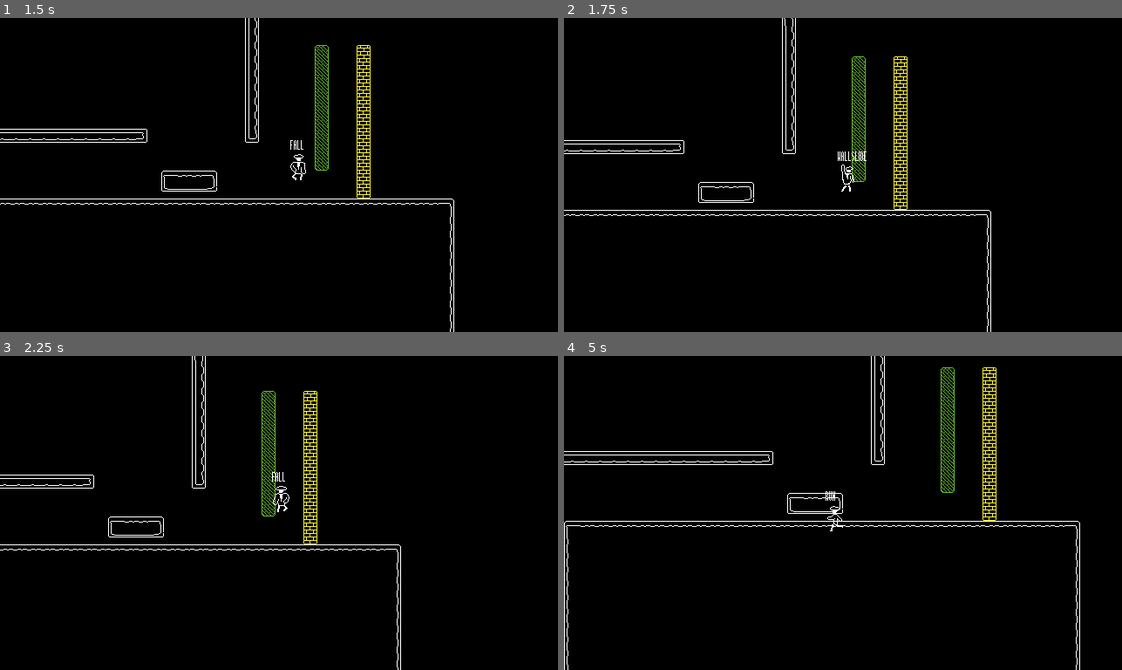
Above: before the commit, frames 1-4 (two rows, left to right).
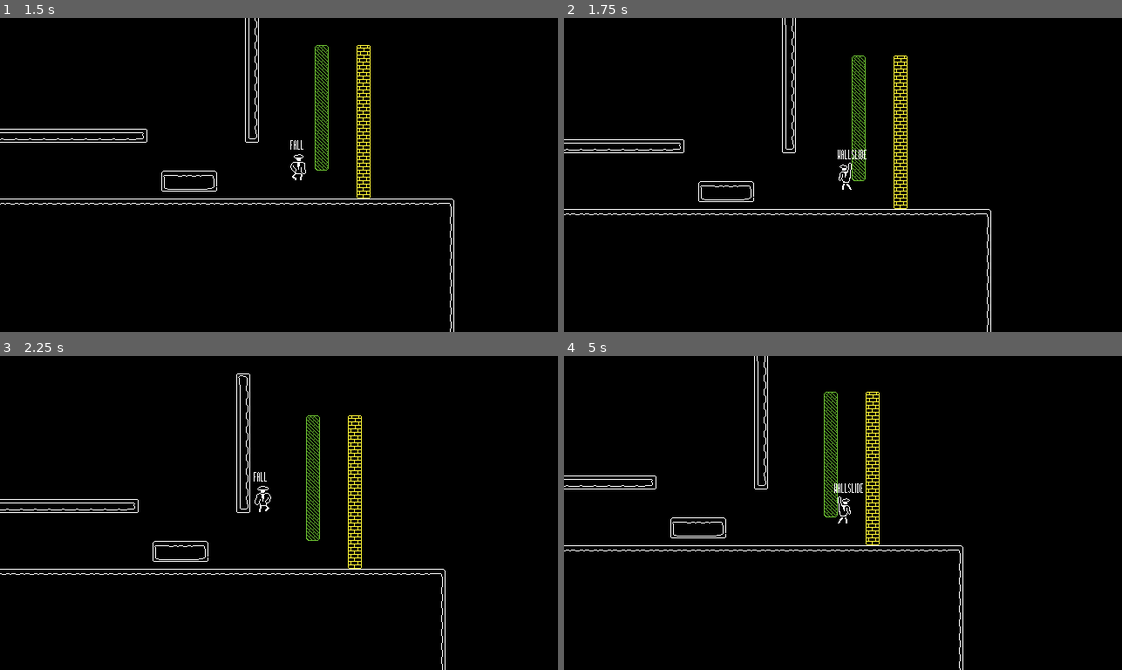
Above: after the commit, the same moments.

Repository: chichP-Januwari/second-sets
Game: Godot game, scene res://scenes/levels/test_level.tscn
The game is run twice, just before and just after one commit, with the same random seed, the same clock (stepped at 60 frames per second) and the same inputs.
Inputs:
- Up to frame 1 (1.5 s): tap Enter at 0.5 s; hold Space (jump) 0.53-1.28 s; hold D (right) from 0.53 s (still down); tap K (slide) at 0.6 s; tap Space (jump) at 1.35 s
- Up to frame 2 (1.75 s): keep holding D (right); tap Space (jump) at 1.52 s; tap K (slide) at 1.55 s
- Up to frame 3 (2.25 s): tap Space (jump) at 1.82 s; release D (right) at 2.03 s; hold A (left) from 2.03 s (still down); hold Space (jump) from 2.03 s (still down); tap K (slide) at 2.1 s
- Up to frame 4 (5 s): release A (left) at 2.78 s; release Space (jump) at 2.78 s; hold D (right) 2.78-4.28 s; tap K (slide) at 2.85, 4.35 s; tap Space (jump) at 3.02, 3.32, 4.52, 4.82 s; hold Space (jump) 3.53-4.28 s; hold A (left) from 4.28 s (still down)

Frame 1 is identical in both runs. In frame 2, 2.7% of the frame differs, in the area x 0-77%, y 0-99%; in frame 3, 4.1%; in frame 4, 4.6%, in the area x 0-93%, y 0-100%.

Commit message:
walljump added lol

Diff:
--- a/scripts/sinatra_controller.gd
+++ b/scripts/sinatra_controller.gd
@@ -7,14 +7,12 @@
 	FALL,
 	SLIDE,
 	WALLSLIDE,
-	WALLJUMP,
 }
 
 var walk_velocity := 220.0
 var jump_velocity := -200.0
 var roll_speed := 300.0
 var gravity = ProjectSettings.get_setting("physics/2d/default_gravity")
-var wallslide_gravity = gravity - 300.0
 
 var active_state := STATE.IDLE
 var facing_direction := 0 # Right
@@ -24,15 +22,16 @@
 	if !active_state == STATE.SLIDE:
 		direction = Input.get_axis("left", "right")
 
-	if !active_state == STATE.WALLSLIDE or !active_state == STATE.WALLJUMP:
+	if active_state == STATE.WALLSLIDE:
+		if $LeftWallRay.is_colliding() == true: # Right
+			facing_direction = 0
+		elif $RightWallRay.is_colliding() == true: # Left
+			facing_direction = 1
+	else:
 		if direction == 1:
 			facing_direction = 0 # Right
 		elif direction == -1:
 			facing_direction = 1 # Left
-	elif $LeftWallRay.is_colliding() == true: # Right
-		facing_direction = 0
-	elif $RighWallRay.is_colliding() == true: # Left
-		facing_direction = 1
 
 	$AnimatedSprite2D.flip_h = facing_direction
 
@@ -92,7 +91,7 @@
 			if is_on_wall_only():
 				switch_state(STATE.WALLSLIDE)
 
-		STATE.SLIDE:
+		STATE.SLIDE: # Travels 10~ tiles
 			if facing_direction == 0: # Right
 				velocity.x = roll_speed * 1
 			elif facing_direction == 1: # Left
@@ -103,12 +102,21 @@
 
 		STATE.WALLSLIDE:
 			velocity.x = direction * walk_velocity
-			velocity.y += wallslide_gravity * delta
-			if is_on_floor():
+			velocity.y = 40
+
+			if !is_on_wall_only(): # To FALL
+				$CoyoteTimer.start()
+				switch_state(STATE.FALL)
+
+			if is_on_floor(): # To IDLE
 				switch_state(STATE.IDLE)
 
-		STATE.WALLJUMP:
-			pass
+			if Input.is_action_just_pressed("jump"): # To JUMP
+				switch_state(STATE.JUMP)
+				if $LeftWallRay.is_colliding() == true:
+					facing_direction = 0
+				elif $RightWallRay.is_colliding() == true:
+					facing_direction = 1
 
 	$State.text = STATE.keys()[active_state]
 	move_and_slide()
@@ -120,6 +128,8 @@
 	match active_state:
 		STATE.IDLE:
 			$SlideMinimum.stop()
+			$LeftWallRay.enabled = true
+			$RightWallRay.enabled = true
 			$Collision.shape.size = Vector2(12, 31)
 			$Collision.position = Vector2(0, 0.5)
 			$AnimatedSprite2D.play("sinatra_idle")
@@ -143,6 +153,3 @@
 
 		STATE.WALLSLIDE:
 			$AnimatedSprite2D.play("sinatra_walljump")
-
-		STATE.WALLJUMP:
-			$AnimatedSprite2D.play("sinatra_walljump")
